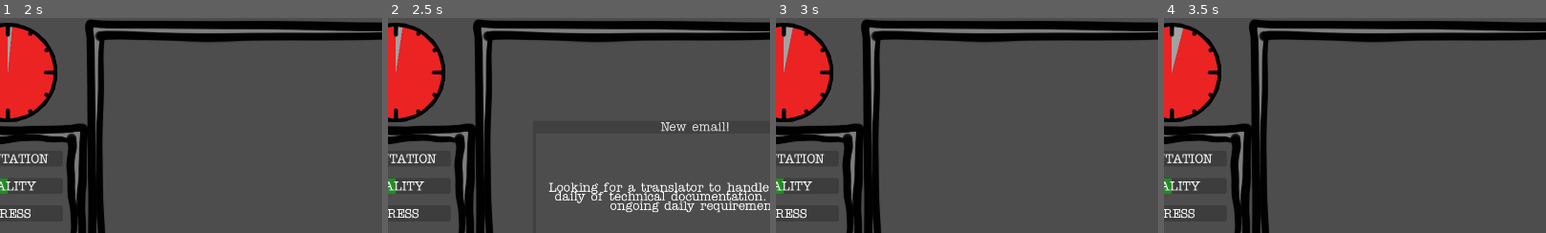
Above: before the commit, frames 1-4 (left to right).
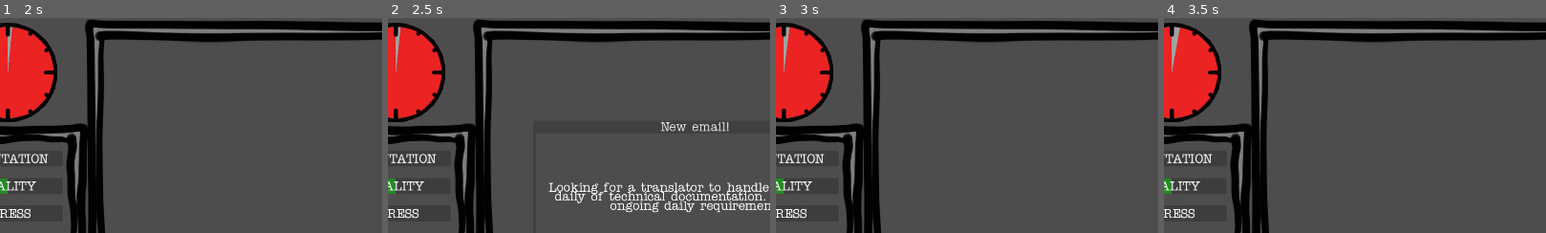
Above: after the commit, the same moments.

Repository: ildede/game-off-2025
Game: Godot game, scene res://scenes/ui/start_screen/start.tscn
Two runs of this game, one before a commit and one after it. Both use one fixed random seed, a clock stepped at 60 frames per second and the inputs below.
Inputs (mouse positions are % of the whole screen's width and height, from its top left):
- Up to frame 1 (2 s): click "START" at 0.5 s; move the mouse to (72, 45) at 1.27 s
- Up to frame 2 (2.5 s): tap Enter at 2 s; move the mouse to (30, 55) at 2.02 s
- Up to frame 3 (3 s): click "Refuse" at 2.75 s
- Up to frame 4 (3.5 s): no input
The pictures show only the part of the screen within x 10-60%, y 0-50%; the shares and areas given below are measured in that part.

Frame 1 is identical in both runs. In frame 2, less than 0.1% of the frame differs, in the area x 2-4%, y 4-24%; in frame 3, 0.1%; in frame 4, 0.1%, in the area x 2-5%, y 4-26%.

Commit message:
feat: pause/resume the game while reading popups

Diff:
--- a/scenes/ui/main_screen/main.gd
+++ b/scenes/ui/main_screen/main.gd
@@ -7,12 +7,14 @@
 @onready var client_scene = preload("res://scenes/game/entities/client/client.tscn")
 
 func _ready() -> void:
-	popup_message.new_client_accepted.connect(_on_accept_pressed)
-	popup_message.new_client_refused.connect(_on_refuse_pressed)
+	popup_message.new_client_accepted.connect(handle_accepted_client)
+	popup_message.new_client_refused.connect(handle_refused_client)
+	popup_message.popup_closed.connect(handle_closing_popup)
 	add_child(client_data)
 
 func new_email_from_client() -> void:
 	var client_info = client_data.get_random_client()
+	get_tree().paused = true
 	popup_message.show_popup(client_info)
 
 func add_new_client(client_info: Dictionary) -> void:
@@ -26,17 +28,15 @@
 func get_visible_screen() -> Vector2:
 	return get_viewport().get_visible_rect().size
 
-func _on_refuse_pressed() -> void:
-	_on_ask_new_client_close_requested()
-
-func _on_accept_pressed(client_info: Dictionary) -> void:
+func handle_accepted_client(client_info: Dictionary) -> void:
 	Global.update_reputation.emit(1)
 	add_new_client(client_info)
-	_on_ask_new_client_close_requested()
+	handle_closing_popup()
 
-func _on_ask_new_client_close_requested() -> void:
+func handle_refused_client() -> void:
+	handle_closing_popup()
+
+func handle_closing_popup() -> void:
 	$EventSpawner.start(31.0)
 	$PopupMessage.hide()
-
-func _on_ask_new_client_about_to_popup() -> void:
-	$EventSpawner.stop()
+	get_tree().paused = false
--- a/scenes/ui/popup_message/popup_message.gd
+++ b/scenes/ui/popup_message/popup_message.gd
@@ -3,6 +3,7 @@
 
 signal new_client_accepted
 signal new_client_refused
+signal popup_closed
 
 var last_client_data: Dictionary
 
@@ -19,3 +20,6 @@
 
 func _on_refuse_pressed() -> void:
 	new_client_refused.emit()
+
+func _on_close_requested() -> void:
+	popup_closed.emit()
--- a/scenes/ui/popup_message/popup_message.tscn
+++ b/scenes/ui/popup_message/popup_message.tscn
@@ -4,6 +4,7 @@
 [ext_resource type="Script" uid="uid://dbg3p7lxpm3ji" path="res://scenes/ui/popup_message/popup_message.gd" id="2_62mss"]
 
 [node name="PopupMessage" type="Window"]
+process_mode = 3
 oversampling_override = 1.0
 title = "New email!"
 size = Vector2i(800, 500)
@@ -75,5 +76,6 @@
 size_flags_vertical = 3
 text = "Refuse"
 
+[connection signal="close_requested" from="." to="." method="_on_close_requested"]
 [connection signal="pressed" from="GridContainer/GridContainer/Accept" to="." method="_on_accept_pressed"]
 [connection signal="pressed" from="GridContainer/GridContainer/Refuse" to="." method="_on_refuse_pressed"]
